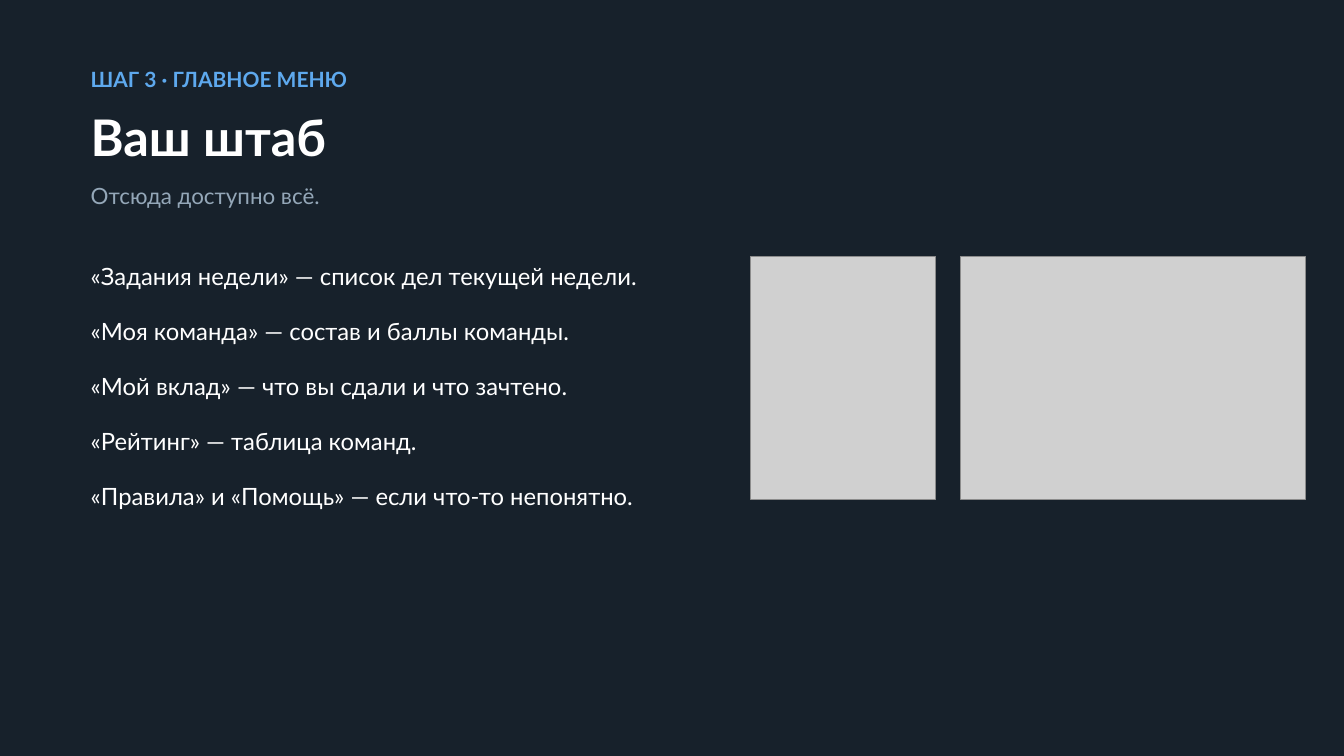
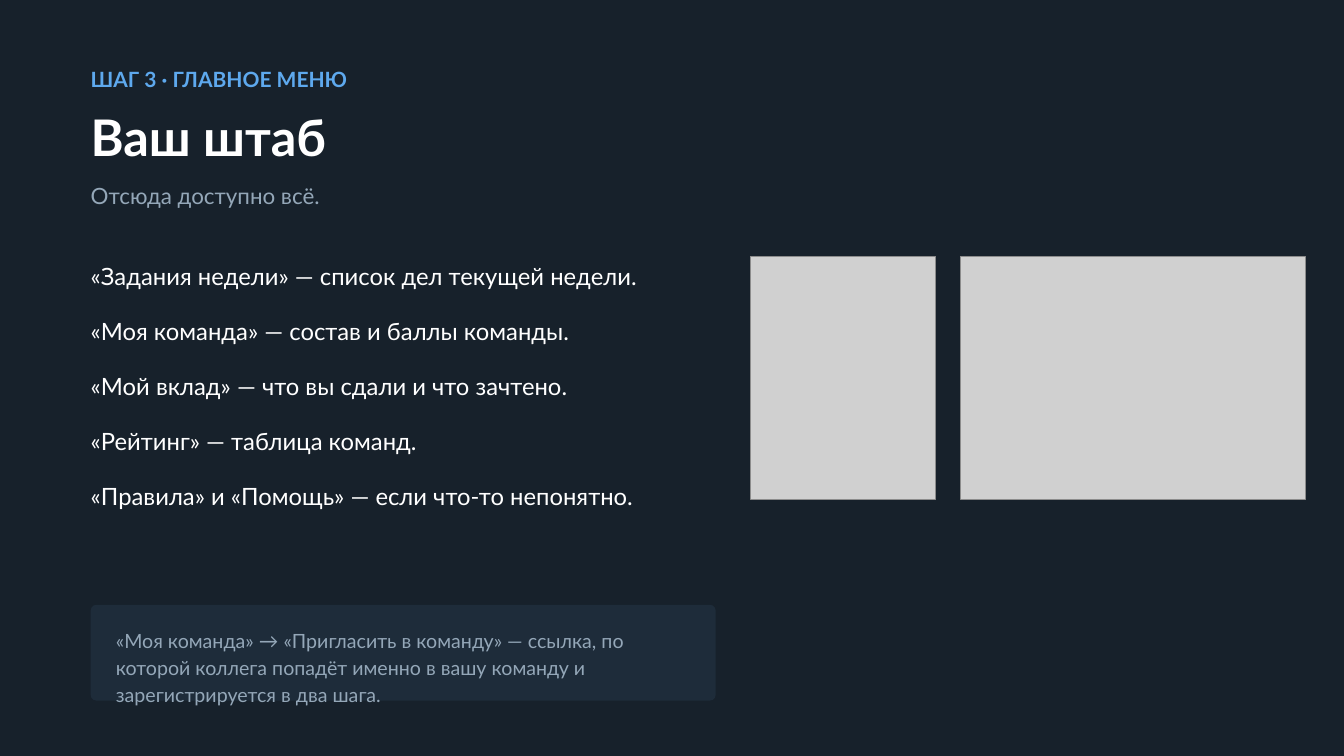
Before and after one commit to ekzotik-inc/we_grow_dobro, a slide deck: slide 6 of data/Марафон_добрых_дел_для_участников.pptx. Drawn at 1344x756 pixels with LibreOffice and Linux fonts; fonts in the diff are those of the drawing; grey boxes stand for pictures. Boxes give left, top, right and bottom in pixels: in the first picture for what was removed or moved away, otherwise in the second. Text is boxed around its words. In the diff, an @@ line names an element or a change of style, - is before the commit and + after.

```diff
--- a/data/Марафон_добрых_дел_для_участников.pptx
+++ b/data/Марафон_добрых_дел_для_участников.pptx
@@ rounded rectangle added at (91, 605, 716, 701), fill #1E2C3A @@
@@ text added at (116, 634, 623, 706), 14 pt, text #94A7B8 @@
+«Моя команда» → «Пригласить в команду» — ссылка, по которой коллега попадёт именно в вашу команду и зарегистрируется в два шага.
```
Also in this commit, not shown: 1 other slide changed, 16 other files.
